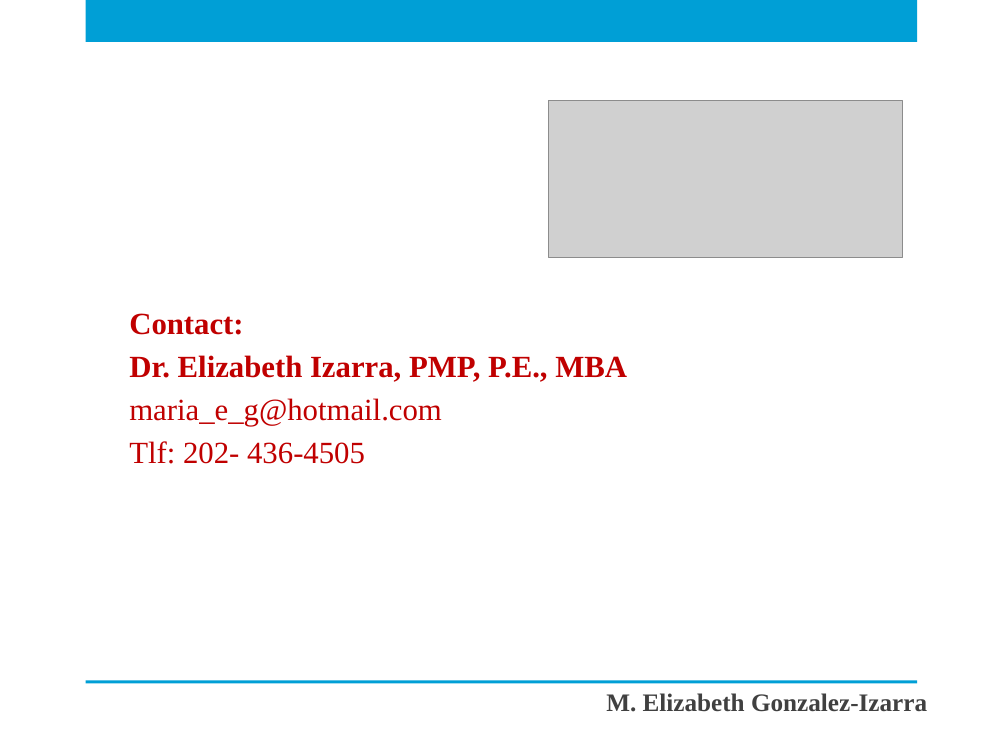
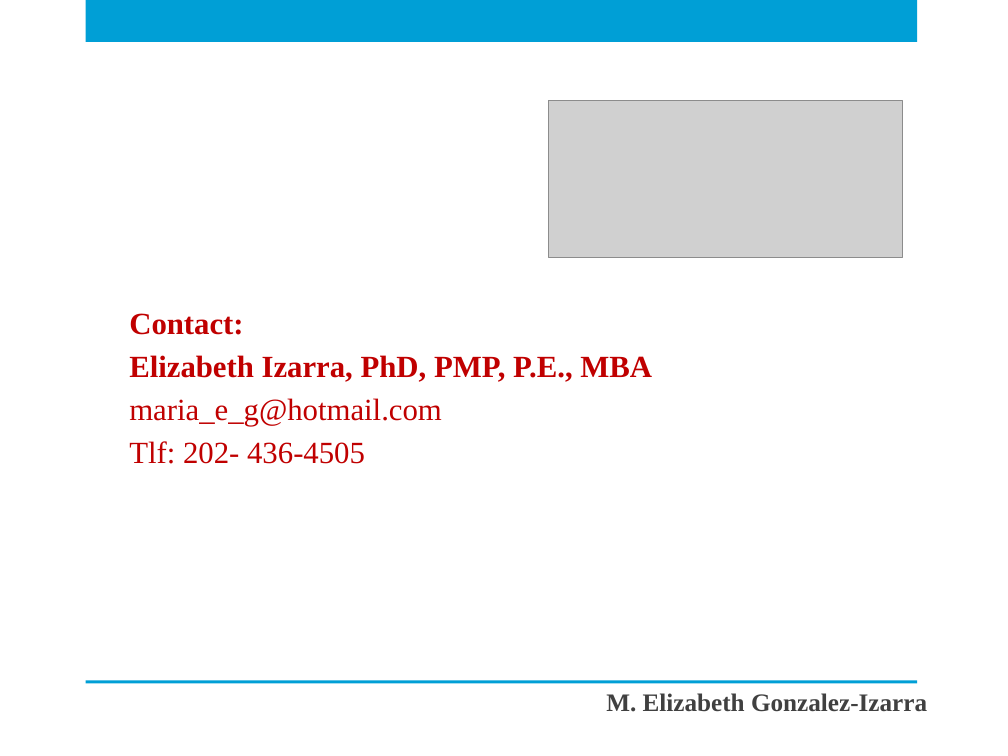
Before and after one commit to megiza/First_CapstoneProject, a slide deck: slide 22 of Electricity_Price_prediction.pptx. Drawn at 1008x756 pixels with LibreOffice and Linux fonts; fonts in the diff are those of the drawing; grey boxes stand for pictures; background and template pictures are left out. Boxes give left, top, right and bottom in pixels: in the first picture for what was removed or moved away, otherwise in the second. Text is boxed around its words. In the diff, an @@ line names an element or a change of style, - is before the commit and + after.

```diff
--- a/Electricity_Price_prediction.pptx
+++ b/Electricity_Price_prediction.pptx
@@ text at <box>129,355,652,382</box>: text changed @@
-  Dr. Elizabeth Izarra, PMP, P.E., MBA
+  Elizabeth Izarra, PhD, PMP, P.E., MBA
```
Also in this commit, not shown: 3 other slides changed, 1 other file.
